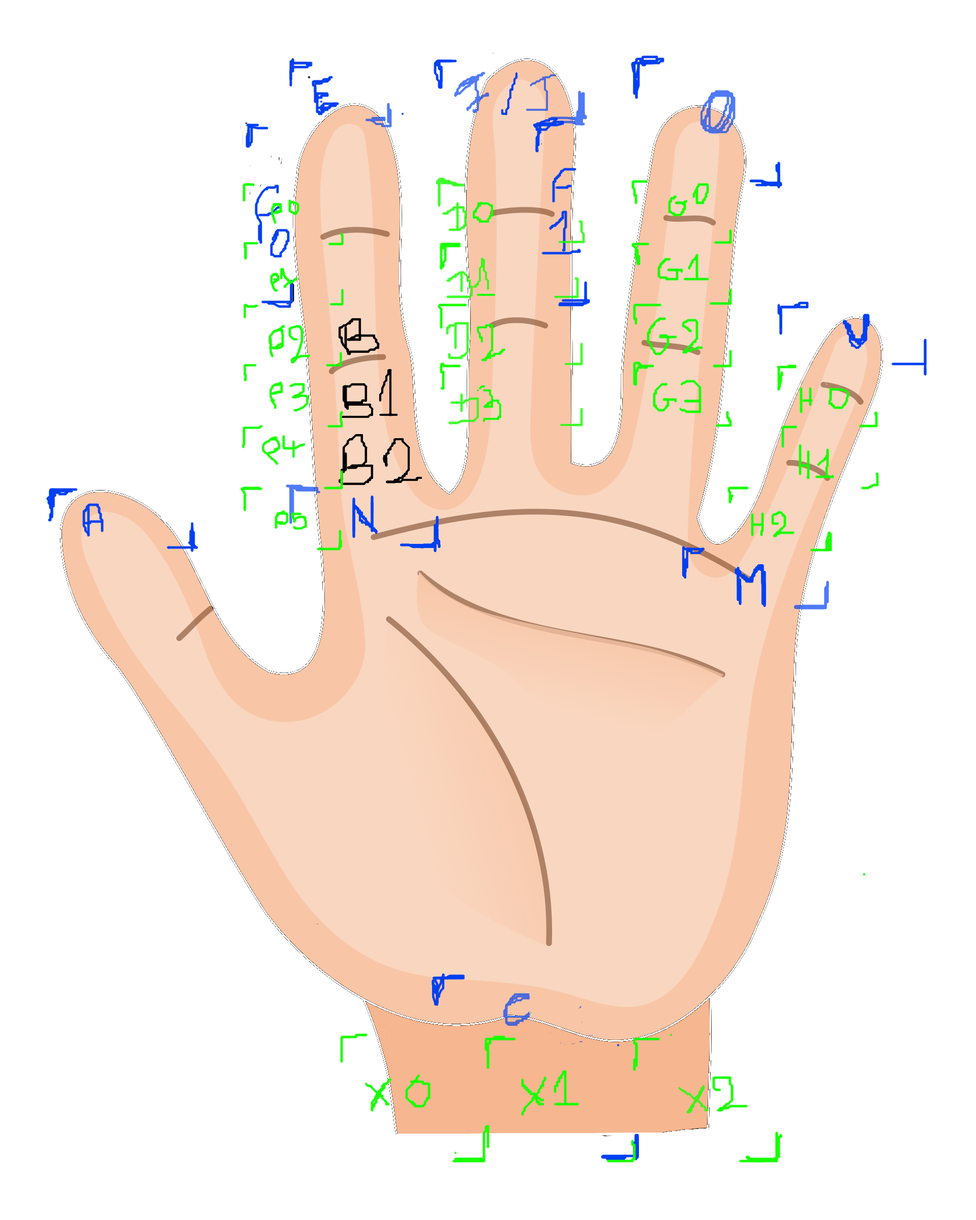
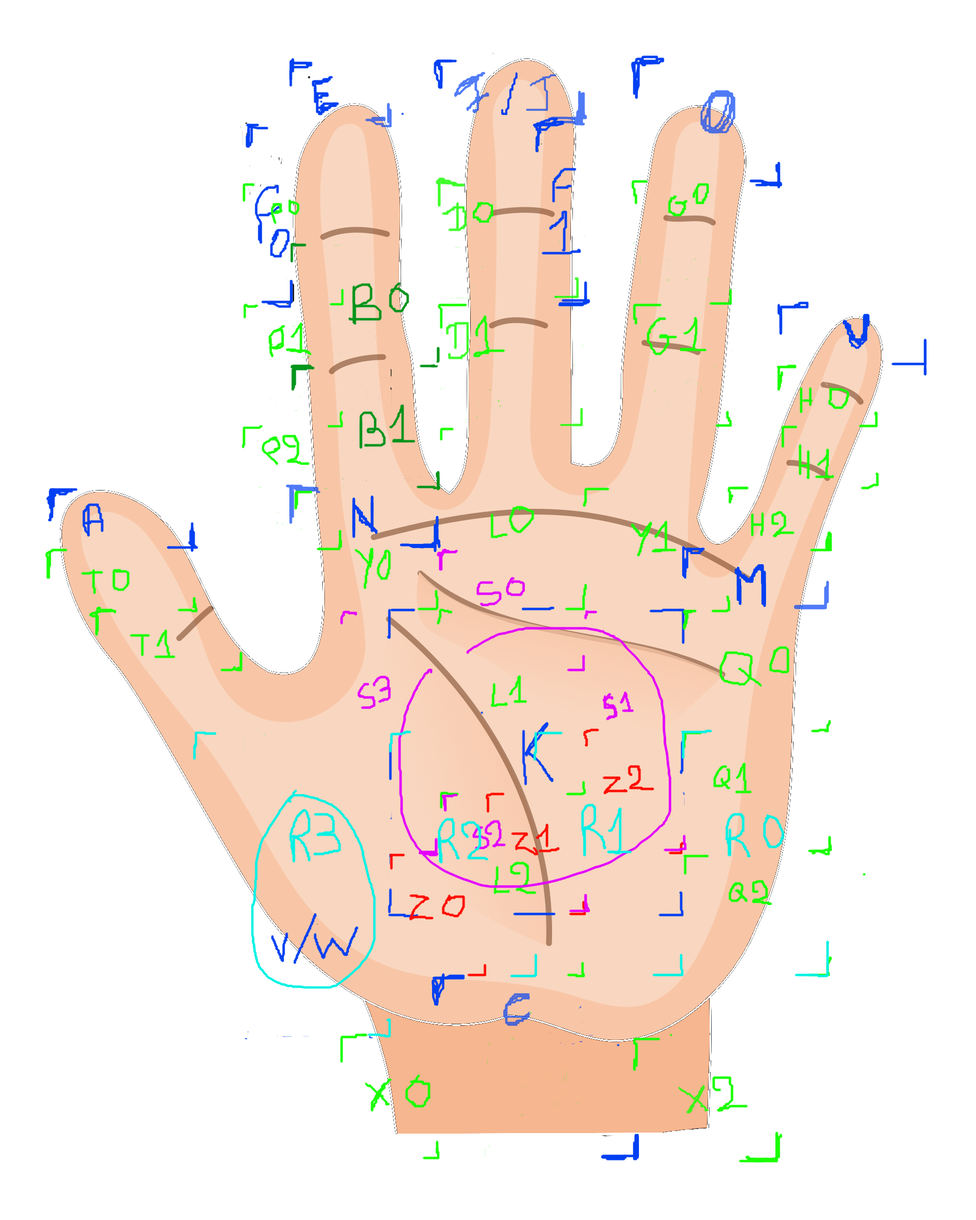
Two versions of the same layered image (976x1220). Layer-by-layer changes:
added layer "RTouch" above "STouch" over box(193, 729, 830, 1038)
added layer "STouch" above "SpecialSlideTouch" over box(340, 548, 687, 913)
added layer "SpecialSlideTouch" above "SlideTouch" over box(389, 728, 684, 977)
painted on "SlideTouch" over box(45, 220, 833, 1163)
painted on "SimultaneousTouch" over box(244, 606, 685, 1040)
